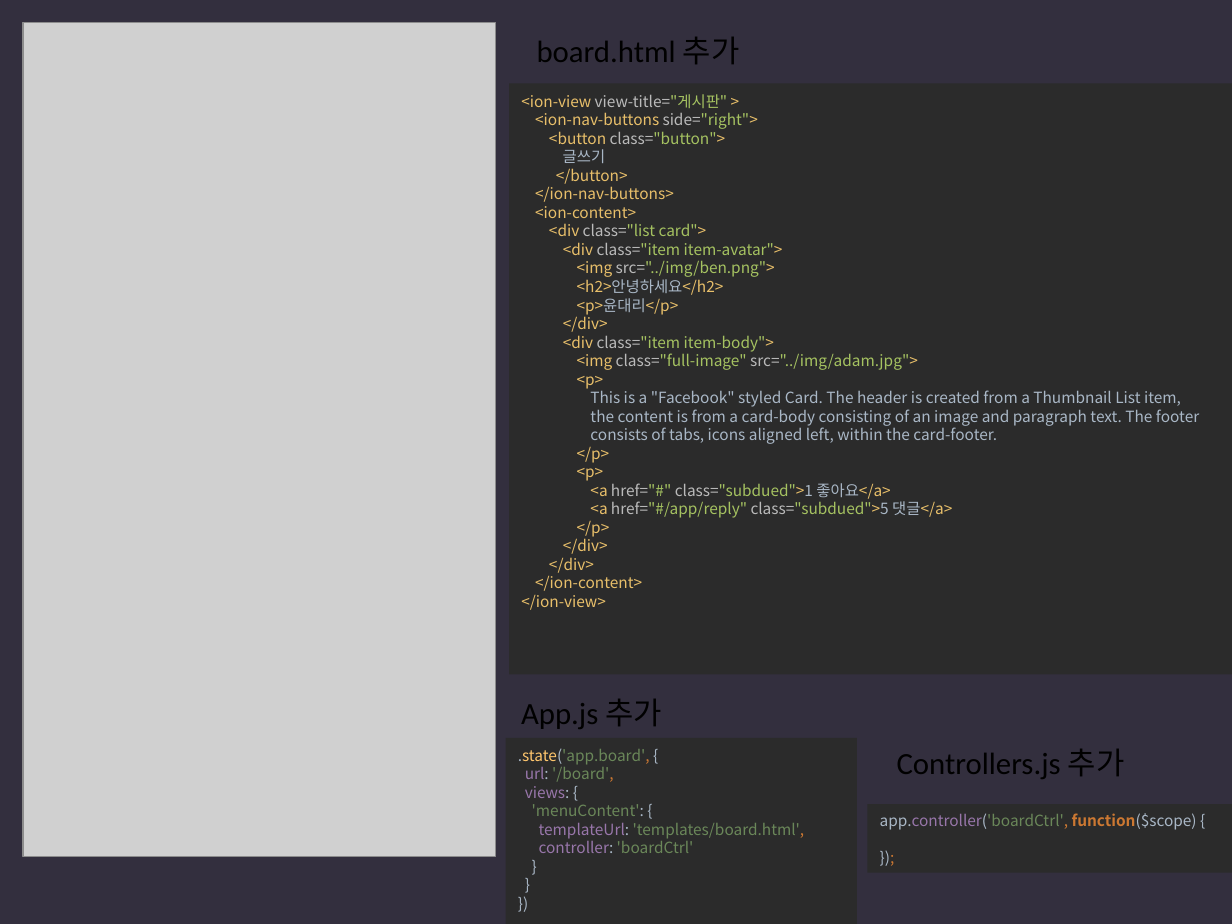
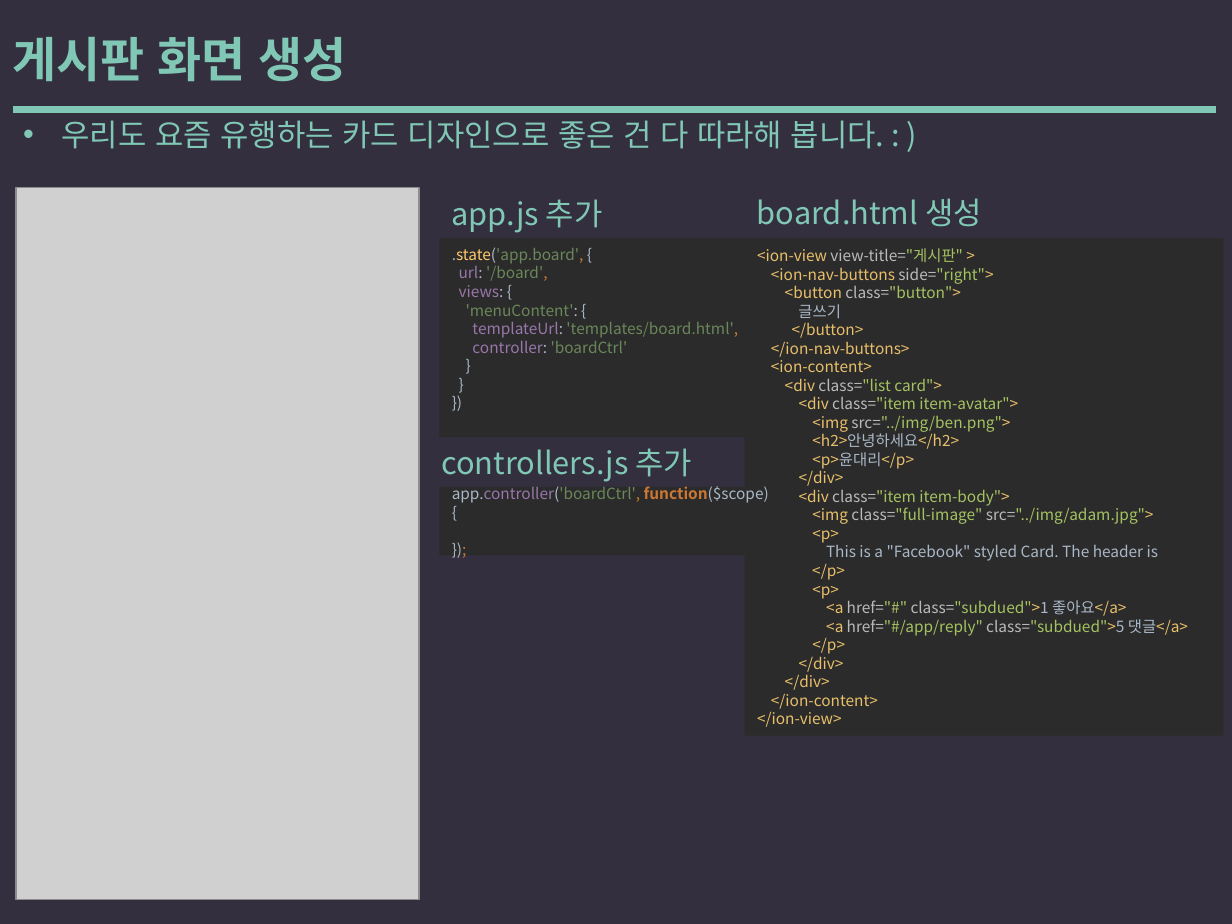
Before and after one commit to yysstory/mozzi, a slide deck: slide 33 of DOCS/1.pptx. Drawn at 1232x924 pixels with LibreOffice and Linux fonts; fonts in the diff are those of the drawing; grey boxes stand for pictures. Boxes give left, top, right and bottom in pixels: in the first picture for what was removed or moved away, otherwise in the second. Text is boxed around its words. In the diff, an @@ line names an element or a change of style, - is before the commit and + after.

```diff
--- a/DOCS/1.pptx
+++ b/DOCS/1.pptx
@@ text added at <box>12,37,347,82</box>, 28 pt, text #80C8B5, bold @@
+게시판 화면 생성
@@ line added from (16, 110) to (1212, 110), #80C8B5 4 pt @@
@@ text added at <box>62,120,885,149</box>, 18 pt, text #80C8B5 @@
+• 우리도 요즘 유행하는 카드 디자인으로 좋은 건 다 따라해 봅니다. : )
@@ picture: place and size @@
-picture at <box>23,22,495,856</box>
+picture at <box>16,187,419,899</box>
@@ text at <box>452,199,603,233</box>: text changed; font Calibri to Noto Sans CJK KR; text colour #000000 to #80C8B5 @@
-App.js 추가
+app.js 추가
@@ text at <box>757,198,982,227</box>: text changed; font Calibri to Noto Sans CJK KR; text colour #000000 to #80C8B5 @@
-board.html 추가
+board.html 생성
@@ rectangle ".state('app.board', { url: '/board', views: ...": place and size @@
-rectangle ".state('app.board', { url: '/board', views: ..." at <box>505,738,856,924</box>
+rectangle ".state('app.board', { url: '/board', views: ..." at <box>440,238,754,437</box>
@@ rectangle "<ion-view view-title="게시판" > <ion-nav-buttons side="right"> ...": place and size @@
-rectangle "<ion-view view-title="게시판" > <ion-nav-buttons side="right"> ..." at <box>509,84,1232,675</box>
+rectangle "<ion-view view-title="게시판" > <ion-nav-buttons side="right"> ..." at <box>745,238,1225,736</box>
@@ text in rectangle at <box>757,248,1188,727</box>: text changed; text colour #A9B7C6 to #E8BF6A @@
-<ion-view view-title="게시판" >
-<ion-nav-buttons side="right">
-<button class="button">
-글쓰기
-</button>
-</ion-nav-buttons>
-<ion-content>
-<div class="list card">
-<div class="item item-avatar">
-<img src="../img/ben.png">
-<h2>안녕하세요</h2>
-<p>윤대리</p>
-</div>
-<div class="item item-body">
-<img class="full-image" src="../img/adam.jpg">
-<p>
-This is a "Facebook" styled Card. The header is created from a Thumbnail List item,
-the content is from a card-body consisting of an image and paragraph text. The footer
-consists of tabs, icons aligned left, within the card-footer.
-</p>
-<p>
-<a href="#" class="subdued">1 좋아요</a>
-<a href="#/app/reply" class="subdued">5 댓글</a>
-</p>
-</div>
-</div>
-</ion-content>
-</ion-view>
+<ion-view view-title="게시판" >
+<ion-nav-buttons side="right">
+<button class="button">
+글쓰기
+</button>
+</ion-nav-buttons>
+<ion-content>
+<div class="list card">
+<div class="item item-avatar">
+<img src="../img/ben.png">
+<h2>안녕하세요</h2>
+<p>윤대리</p>
+</div>
+<div class="item item-body">
+<img class="full-image" src="../img/adam.jpg">
+<p>
+This is a "Facebook" styled Card. The header is
+</p>
+<p>
+<a href="#" class="subdued">1 좋아요</a>
+<a href="#/app/reply" class="subdued">5 댓글</a>
+</p>
+</div>
+</div>
+</ion-content>
+</ion-view>
@@ text at <box>441,448,693,482</box>: text changed; font Calibri to Noto Sans CJK KR; text colour #000000 to #80C8B5 @@
-Controllers.js 추가
+controllers.js 추가
@@ rectangle "app.controller('boardCtrl', function($scope) { });": place and size @@
-rectangle "app.controller('boardCtrl', function($scope) { });" at <box>867,804,1232,873</box>
+rectangle "app.controller('boardCtrl', function($scope) { });" at <box>440,487,787,556</box>
```
Also in this commit, not shown: 27 other slides changed.
